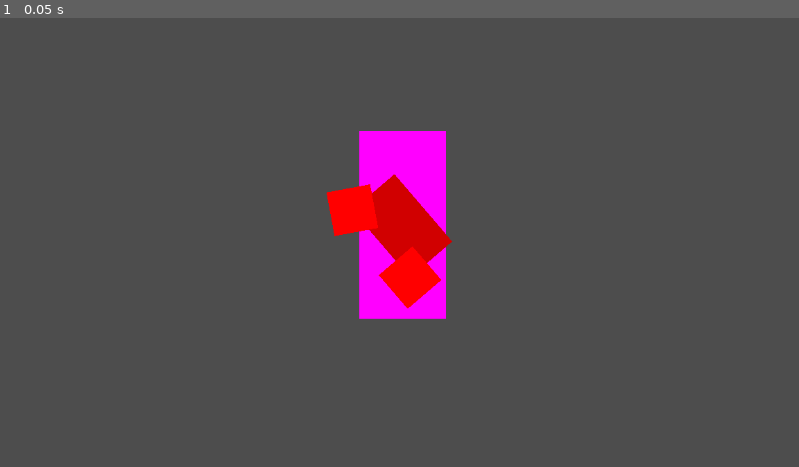
Above: before the commit, frame 1.
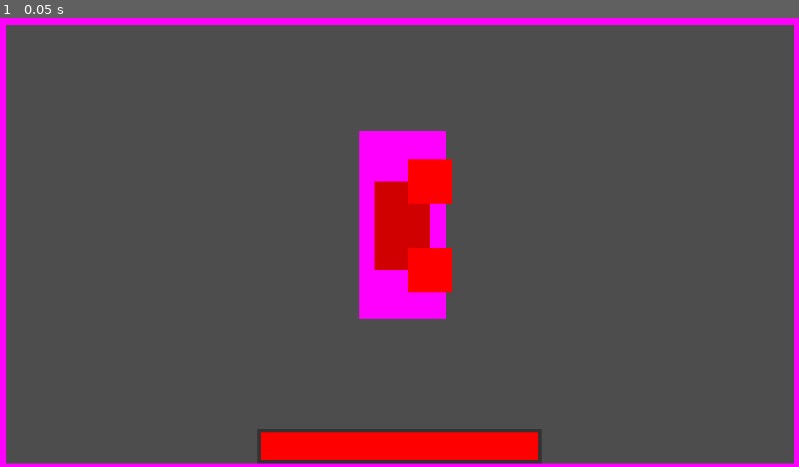
Above: after the commit, the same moment.

Repository: FlashBash21/9Lives
Game: Godot game, scene res://Scenes/Areas/area_1.tscn
The game is run twice, just before and just after one commit, with the same random seed, the same clock (stepped at 60 frames per second) and the same inputs. This scene is started directly instead of the project's main scene.
Inputs:
- Up to frame 1 (0.05 s): no input

The runs differ from the first frame. In frame 1, 8.5% of the frame differs, in the area x 0-100%, y 0-100%.

Commit message:
Basic Boss AI

Diff:
--- a/Scenes/Areas/Area Objects/area_door.tscn
+++ b/Scenes/Areas/Area Objects/area_door.tscn
@@ -7,6 +7,7 @@
 
 [node name="AreaDoor" type="Area2D"]
 collision_layer = 8
+collision_mask = 5
 script = ExtResource("1_7bdev")
 
 [node name="ColorRect" type="ColorRect" parent="."]
--- a/Scenes/Areas/Area Objects/area_wall.tscn
+++ b/Scenes/Areas/Area Objects/area_wall.tscn
@@ -24,6 +24,7 @@
 
 [node name="StaticBody2D" type="StaticBody2D" parent="."]
 collision_layer = 8
+collision_mask = 5
 
 [node name="CollisionShape2D" type="CollisionShape2D" parent="StaticBody2D"]
 shape = SubResource("RectangleShape2D_280w8")
--- a/Scenes/Areas/area_1.tscn
+++ b/Scenes/Areas/area_1.tscn
@@ -1,6 +1,7 @@
-[gd_scene load_steps=2 format=3 uid="uid://bfi1ysx04scl8"]
+[gd_scene load_steps=3 format=3 uid="uid://bfi1ysx04scl8"]
 
 [ext_resource type="Script" path="res://Scripts/Areas/area_1.gd" id="1_bpvbr"]
+[ext_resource type="PackedScene" uid="uid://cmg730sg7cqiw" path="res://Scenes/Areas/Area Objects/area_wall.tscn" id="2_yyhqo"]
 
 [node name="area_1" type="Node2D"]
 script = ExtResource("1_bpvbr")
@@ -11,3 +12,19 @@
 offset_right = 643.0
 offset_bottom = 434.0
 color = Color(1, 0, 1, 1)
+
+[node name="AreaWall" parent="." instance=ExtResource("2_yyhqo")]
+position = Vector2(3.00002, 325)
+scale = Vector2(-0.551928, 32.5486)
+
+[node name="AreaWall2" parent="." instance=ExtResource("2_yyhqo")]
+position = Vector2(576, 648)
+scale = Vector2(57.5889, 0.452694)
+
+[node name="AreaWall3" parent="." instance=ExtResource("2_yyhqo")]
+position = Vector2(1149, 327)
+scale = Vector2(0.411945, 32.9402)
+
+[node name="AreaWall4" parent="." instance=ExtResource("2_yyhqo")]
+position = Vector2(575, 5)
+scale = Vector2(57.12, 0.522541)
--- a/Scenes/Entites/boss.tscn
+++ b/Scenes/Entites/boss.tscn
@@ -1,13 +1,25 @@
-[gd_scene load_steps=6 format=3 uid="uid://ce2x7qu5jneep"]
+[gd_scene load_steps=11 format=3 uid="uid://ce2x7qu5jneep"]
 
 [ext_resource type="Script" path="res://Scripts/Entities/boss.gd" id="1_luuug"]
 
-[sub_resource type="RectangleShape2D" id="RectangleShape2D_opms3"]
-size = Vector2(78, 118)
-
-[sub_resource type="Animation" id="Animation_7e4ln"]
-resource_name = "Punch"
-length = 3.0
+[sub_resource type="CircleShape2D" id="CircleShape2D_ibtxy"]
+radius = 40.0
+
+[sub_resource type="RectangleShape2D" id="RectangleShape2D_jt58j"]
+size = Vector2(60, 60)
+
+[sub_resource type="RectangleShape2D" id="RectangleShape2D_wshlw"]
+size = Vector2(60, 60)
+
+[sub_resource type="Animation" id="Animation_mxe0h"]
+resource_name = "Charge"
+
+[sub_resource type="Animation" id="Animation_5emxn"]
+resource_name = "Jump"
+
+[sub_resource type="Animation" id="Animation_fxn7b"]
+resource_name = "Lunge"
+length = 2.0
 tracks/0/type = "value"
 tracks/0/imported = false
 tracks/0/enabled = true
@@ -15,10 +27,81 @@
 tracks/0/interp = 1
 tracks/0/loop_wrap = true
 tracks/0/keys = {
-"times": PackedFloat32Array(0, 0.4, 0.7, 0.8, 1.2, 1.2001, 1.4, 1.8, 2, 2.4, 2.8, 3),
-"transitions": PackedFloat32Array(1, 1, 1, 1, 1, 1, 1, 1, 1, 1, 1, 1),
-"update": 0,
-"values": [Vector2(40, 64), Vector2(16, 64), Vector2(16, 64), Vector2(78.8512, 119.426), Vector2(78.8513, 119.426), Vector2(78.8513, 119.426), Vector2(40, 64), Vector2(40, 64), Vector2(88, 64), Vector2(96, 48), Vector2(96, 48), Vector2(40, 64)]
+"times": PackedFloat32Array(0.6, 1, 1.3, 1.5, 1.7, 2),
+"transitions": PackedFloat32Array(1, 1, 1, 1, 1, 1),
+"update": 0,
+"values": [Vector2(40, 64), Vector2(-20, 64), Vector2(-20, 64), Vector2(96, 48), Vector2(96, 48), Vector2(40, 64)]
+}
+tracks/1/type = "value"
+tracks/1/imported = false
+tracks/1/enabled = true
+tracks/1/path = NodePath("Body/LHand:position")
+tracks/1/interp = 1
+tracks/1/loop_wrap = true
+tracks/1/keys = {
+"times": PackedFloat32Array(0.6, 1, 1.3, 1.5, 1.7, 2),
+"transitions": PackedFloat32Array(1, 1, 1, 1, 1, 1),
+"update": 0,
+"values": [Vector2(40, -64), Vector2(-20, -64), Vector2(-20, -64), Vector2(96, -48), Vector2(96, -48), Vector2(40, -64)]
+}
+tracks/2/type = "method"
+tracks/2/imported = false
+tracks/2/enabled = true
+tracks/2/path = NodePath(".")
+tracks/2/interp = 1
+tracks/2/loop_wrap = true
+tracks/2/keys = {
+"times": PackedFloat32Array(0.6, 1, 1.7, 2),
+"transitions": PackedFloat32Array(1, 1, 1, 1),
+"values": [{
+"args": [180.0],
+"method": &"setTracking"
+}, {
+"args": [0.0],
+"method": &"setTracking"
+}, {
+"args": [90.0],
+"method": &"setTracking"
+}, {
+"args": [],
+"method": &"nextAction"
+}]
+}
+tracks/3/type = "method"
+tracks/3/imported = false
+tracks/3/enabled = true
+tracks/3/path = NodePath(".")
+tracks/3/interp = 1
+tracks/3/loop_wrap = true
+tracks/3/keys = {
+"times": PackedFloat32Array(1.3, 1.5, 2),
+"transitions": PackedFloat32Array(1, 1, 1),
+"values": [{
+"args": [2000.0],
+"method": &"setSpeed"
+}, {
+"args": [0.0],
+"method": &"setSpeed"
+}, {
+"args": [],
+"method": &"clear_recent_hits"
+}]
+}
+
+[sub_resource type="Animation" id="Animation_7e4ln"]
+resource_name = "Punch"
+length = 3.4
+tracks/0/type = "value"
+tracks/0/imported = false
+tracks/0/enabled = true
+tracks/0/path = NodePath("Body/RHand:position")
+tracks/0/interp = 1
+tracks/0/loop_wrap = true
+tracks/0/keys = {
+"times": PackedFloat32Array(0.6, 1, 1.3, 1.4, 1.6, 1.8, 2.4, 2.6, 3, 3.2, 3.4),
+"transitions": PackedFloat32Array(1, 1, 1, 1, 1, 1, 1, 1, 1, 1, 1),
+"update": 0,
+"values": [Vector2(40, 64), Vector2(16, 64), Vector2(16, 64), Vector2(124.708, 72), Vector2(124.708, 72), Vector2(40, 64), Vector2(40, 64), Vector2(88, 64), Vector2(96, 48), Vector2(96, 48), Vector2(40, 64)]
 }
 tracks/1/type = "value"
 tracks/1/imported = false
@@ -27,7 +110,7 @@
 tracks/1/interp = 1
 tracks/1/loop_wrap = true
 tracks/1/keys = {
-"times": PackedFloat32Array(0.7, 0.8, 1.2, 1.4),
+"times": PackedFloat32Array(1.3, 1.4, 1.6, 1.8),
 "transitions": PackedFloat32Array(1, 1, 1, 1),
 "update": 0,
 "values": [0.0, 0.523599, 0.523599, 0.0]
@@ -39,10 +122,10 @@
 tracks/2/interp = 1
 tracks/2/loop_wrap = true
 tracks/2/keys = {
-"times": PackedFloat32Array(1.2, 1.4, 1.8, 2, 2.4, 2.8, 3),
-"transitions": PackedFloat32Array(1, 1, 1, 1, 1, 1, 1),
-"update": 0,
-"values": [Vector2(40, -64), Vector2(142.851, -8.57438), Vector2(142.851, -8.57439), Vector2(104, -16), Vector2(96, -48), Vector2(96, -48), Vector2(40, -64)]
+"times": PackedFloat32Array(1.6, 1.8, 2, 2.4, 2.6, 3, 3.2, 3.4),
+"transitions": PackedFloat32Array(1, 1, 1, 1, 1, 1, 1, 1),
+"update": 0,
+"values": [Vector2(40, -64), Vector2(16, -64), Vector2(142.851, -8.57438), Vector2(142.851, -8.57439), Vector2(104, -16), Vector2(96, -48), Vector2(96, -48), Vector2(40, -64)]
 }
 tracks/3/type = "value"
 tracks/3/imported = false
@@ -51,22 +134,94 @@
 tracks/3/interp = 1
 tracks/3/loop_wrap = true
 tracks/3/keys = {
-"times": PackedFloat32Array(0.7, 0.8, 1.2, 1.4, 1.8, 2, 2.4),
+"times": PackedFloat32Array(1.3, 1.4, 1.8, 2, 2.4, 2.6, 3),
 "transitions": PackedFloat32Array(1, 1, 1, 1, 1, 1, 1),
 "update": 0,
 "values": [0.0, -0.523599, -0.523599, 0.523599, 0.523599, 1.0472, -6.28319]
 }
-tracks/4/type = "value"
+tracks/4/type = "method"
 tracks/4/imported = false
 tracks/4/enabled = true
-tracks/4/path = NodePath("CollisionShape2D:rotation")
+tracks/4/path = NodePath(".")
 tracks/4/interp = 1
 tracks/4/loop_wrap = true
 tracks/4/keys = {
-"times": PackedFloat32Array(0.7, 0.8, 1.2, 1.4, 1.8, 2, 2.4),
-"transitions": PackedFloat32Array(1, 1, 1, 1, 1, 1, 1),
-"update": 0,
-"values": [0.0, -0.523599, -0.523599, 0.523599, 0.523599, 1.0472, -6.28319]
+"times": PackedFloat32Array(0.6, 1, 1.6, 1.8, 2.4, 3, 3.2, 3.4),
+"transitions": PackedFloat32Array(1, 1, 1, 1, 1, 1, 1, 1),
+"values": [{
+"args": [90.0],
+"method": &"setTracking"
+}, {
+"args": [0.0],
+"method": &"setTracking"
+}, {
+"args": [30.0],
+"method": &"setTracking"
+}, {
+"args": [0.0],
+"method": &"setTracking"
+}, {
+"args": [180.0],
+"method": &"setTracking"
+}, {
+"args": [0.0],
+"method": &"setTracking"
+}, {
+"args": [90.0],
+"method": &"setTracking"
+}, {
+"args": [],
+"method": &"nextAction"
+}]
+}
+tracks/5/type = "method"
+tracks/5/imported = false
+tracks/5/enabled = true
+tracks/5/path = NodePath(".")
+tracks/5/interp = 1
+tracks/5/loop_wrap = true
+tracks/5/keys = {
+"times": PackedFloat32Array(1.3, 1.4, 1.8, 2, 2.6, 3),
+"transitions": PackedFloat32Array(1, 1, 1, 1, 1, 1),
+"values": [{
+"args": [500.0],
+"method": &"setSpeed"
+}, {
+"args": [0.0],
+"method": &"setSpeed"
+}, {
+"args": [200.0],
+"method": &"setSpeed"
+}, {
+"args": [0.0],
+"method": &"setSpeed"
+}, {
+"args": [200.0],
+"method": &"setSpeed"
+}, {
+"args": [0.0],
+"method": &"setSpeed"
+}]
+}
+tracks/6/type = "method"
+tracks/6/imported = false
+tracks/6/enabled = true
+tracks/6/path = NodePath(".")
+tracks/6/interp = 1
+tracks/6/loop_wrap = true
+tracks/6/keys = {
+"times": PackedFloat32Array(1.8, 2.6, 3.4),
+"transitions": PackedFloat32Array(1, 1, 1),
+"values": [{
+"args": [],
+"method": &"clear_recent_hits"
+}, {
+"args": [],
+"method": &"clear_recent_hits"
+}, {
+"args": [],
+"method": &"clear_recent_hits"
+}]
 }
 
 [sub_resource type="Animation" id="Animation_tkyo3"]
@@ -93,7 +248,7 @@
 "times": PackedFloat32Array(0),
 "transitions": PackedFloat32Array(1),
 "update": 0,
-"values": [0.523599]
+"values": [0.0]
 }
 tracks/2/type = "value"
 tracks/2/imported = false
@@ -119,32 +274,23 @@
 "update": 0,
 "values": [0.0]
 }
-tracks/4/type = "value"
-tracks/4/imported = false
-tracks/4/enabled = true
-tracks/4/path = NodePath("CollisionShape2D:rotation")
-tracks/4/interp = 1
-tracks/4/loop_wrap = true
-tracks/4/keys = {
-"times": PackedFloat32Array(0),
-"transitions": PackedFloat32Array(1),
-"update": 0,
-"values": [0.0]
-}
 
 [sub_resource type="AnimationLibrary" id="AnimationLibrary_krbm3"]
 _data = {
+"Charge": SubResource("Animation_mxe0h"),
+"Jump": SubResource("Animation_5emxn"),
+"Lunge": SubResource("Animation_fxn7b"),
 "Punch": SubResource("Animation_7e4ln"),
 "RESET": SubResource("Animation_tkyo3")
 }
 
 [node name="Boss" type="CharacterBody2D"]
-collision_layer = 4
-collision_mask = 0
+collision_layer = 12
+collision_mask = 9
 script = ExtResource("1_luuug")
 
 [node name="CollisionShape2D" type="CollisionShape2D" parent="."]
-shape = SubResource("RectangleShape2D_opms3")
+shape = SubResource("CircleShape2D_ibtxy")
 
 [node name="Body" type="Node2D" parent="."]
 
@@ -155,9 +301,11 @@
 offset_bottom = 64.0
 color = Color(0.819608, 0, 0, 1)
 
-[node name="RHand" type="Node2D" parent="Body"]
+[node name="RHand" type="Area2D" parent="Body"]
 position = Vector2(40, 64)
-rotation = 0.523599
+
+[node name="CollisionShape2D" type="CollisionShape2D" parent="Body/RHand"]
+shape = SubResource("RectangleShape2D_jt58j")
 
 [node name="ColorRect" type="ColorRect" parent="Body/RHand"]
 offset_left = -32.0
@@ -167,8 +315,11 @@
 color = Color(1, 0, 0, 1)
 metadata/_edit_use_anchors_ = true
 
-[node name="LHand" type="Node2D" parent="Body"]
+[node name="LHand" type="Area2D" parent="Body"]
 position = Vector2(40, -64)
+
+[node name="CollisionShape2D" type="CollisionShape2D" parent="Body/LHand"]
+shape = SubResource("RectangleShape2D_wshlw")
 
 [node name="ColorRect" type="ColorRect" parent="Body/LHand"]
 offset_left = -32.0
--- a/Scripts/Entities/boss.gd
+++ b/Scripts/Entities/boss.gd
@@ -5,23 +5,102 @@
 var screenWidth = 1152
 var screenHeight = 648
 
+var focused_entity : Entity
+var recent_hits := []
+var tracking: float = 90 * PI / 180
+
+var noAction = true
+var actionCount = 0
+
 func _ready():
 	self.hp = 200
 	add_to_group("Enemy")
 
 	health_bar = load_ability("Boss/healthBar")
-	health_bar.reparent(get_tree().root)
+	var freeNode = Node.new()
+	add_child(freeNode)
+	health_bar.reparent(freeNode)
 	health_bar.global_position = Vector2(screenWidth/2., screenHeight - 50)
 
-	rotation = 15
+	focused_entity = null
+	speed = 0
+
+func _process(delta: float) -> void:
+	if (noAction): nextAction()
+	hit_RHand()
+	hit_LHand()
+
+func _physics_process(delta: float) -> void:
+	if (!focused_entity): return
+
+	if (tracking > 0):
+		var maxA = tracking * delta
+		var da = get_angle_to(focused_entity.position)
+		if (maxA > abs(da)):
+			look_at(focused_entity.position)
+		else:
+			rotate(maxA * sign(da))
+
+	if (speed > 0):
+		velocity = Vector2(cos(rotation), sin(rotation)) * speed
+		move_and_slide()
+
+func nextAction() -> void:
+	find_enemies_to_focus()
+	noAction = !focused_entity
+	if (noAction): return
+
+	var distance = position.distance_to(focused_entity.position)
+
+	if (actionCount >= 2):
+		$AnimationPlayer.queue("Lunge")
+		actionCount = 0
+	else:
+		$AnimationPlayer.queue("Punch")
+		actionCount += 1
+
+func setTracking(value: float) -> void:
+	tracking = value * PI / 180
+
+func setSpeed(value: float) -> void:
+	speed = value
+
+func find_enemies_to_focus() -> void:
+	focused_entity = get_tree().get_nodes_in_group("Player").pop_front()
+	if (!focused_entity):
+		focused_entity = get_tree().get_nodes_in_group("Player_Minion").pop_front()
+
+func hit_RHand() -> void:
+	if !$Body/RHand.monitoring:
+		return
+	var bodies = $Body/RHand.get_overlapping_bodies() as Array[Entity]
+	for body in bodies:
+		if !recent_hits.has(body):
+			recent_hits.append(body)
+			if body.is_in_group("Player"):
+				body.apply_damage(1)
+				print("RHand Hit")
+				break
+func hit_LHand() -> void:
+	if !$Body/LHand.monitoring:
+		return
+	var bodies = $Body/LHand.get_overlapping_bodies() as Array[Entity]
+	for body in bodies:
+		if !recent_hits.has(body):
+			recent_hits.append(body)
+			if body.is_in_group("Player"):
+				body.apply_damage(1)
+				print("LHand Hit")
+				break
+
+func clear_recent_hits() -> void:
+	recent_hits = []
 
 func apply_damage(amount: int) -> void:
 	hp = hp - amount
 	print("hp: ", hp)
 	health_bar.execute({"entity" = self, "max" = 200})
 
-	$AnimationPlayer.play("Punch")
-
 	if hp <= 0 :
 		print("a winner is you")
 		self.queue_free()
--- a/Scripts/Entities/player.gd
+++ b/Scripts/Entities/player.gd
@@ -55,6 +55,7 @@
 	if (dash_ability.is_dashing()): return
 	hp = hp - amount
 	if (hp <= 0):
+		print("Dead")
 		var parent = get_parent() as BaseArea
 		parent.query_area_load.emit(0)
 		hp = 5
